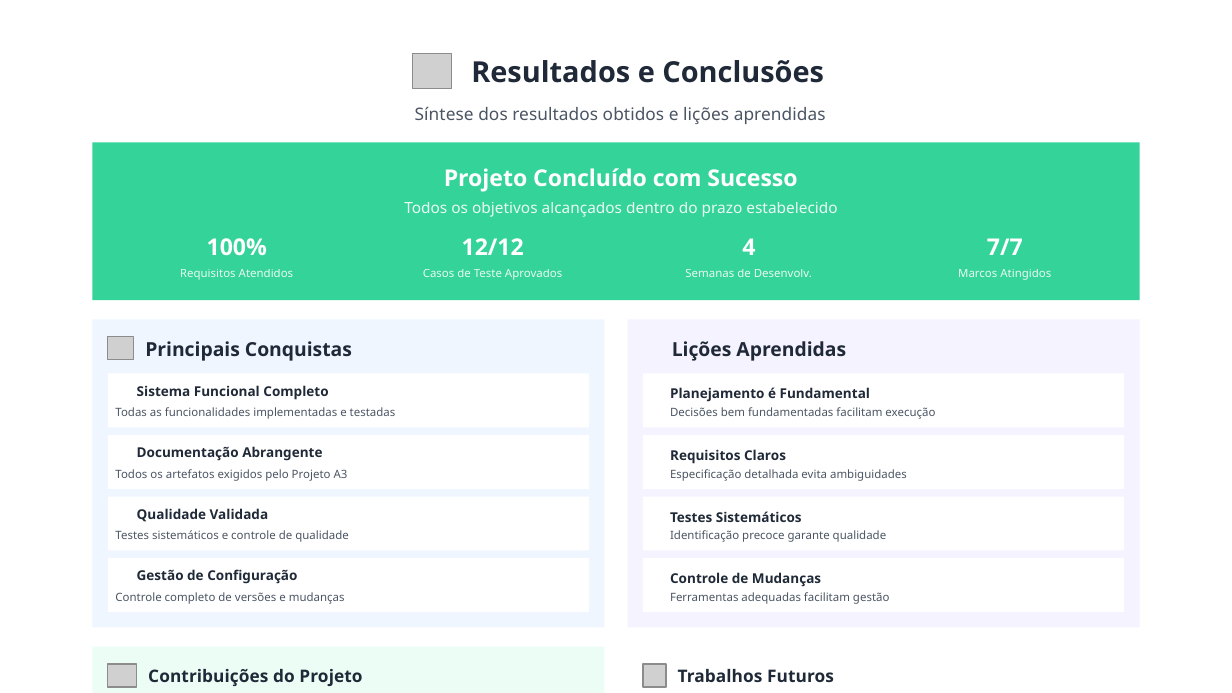
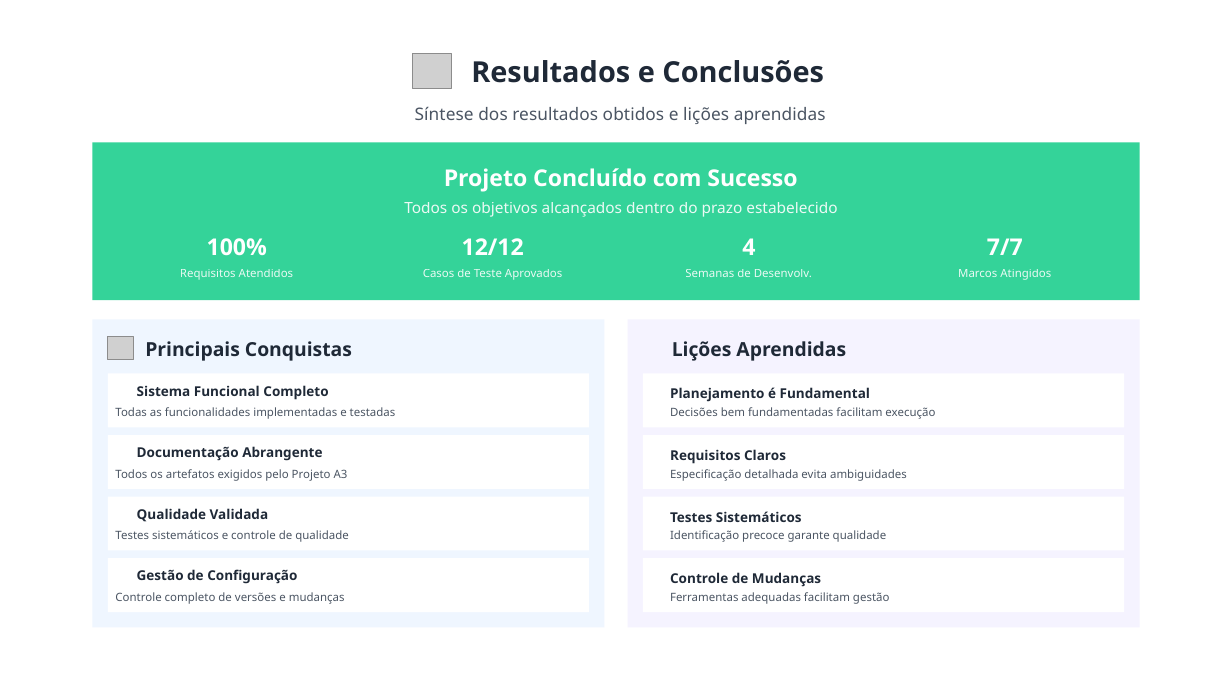
Before and after one commit to breis1/Gestao-e-qualidade-de-software, a slide deck: slide 9 of Projeto-A3/Projeto A3 Gerenciador de Tarefas - Documentação de Desenvolvimento de Software.pptx. Drawn at 1232x693 pixels with LibreOffice and Linux fonts; fonts in the diff are those of the drawing; grey boxes stand for pictures; background and template pictures are left out. Boxes give left, top, right and bottom in pixels: in the first picture for what was removed or moved away, otherwise in the second. Text is boxed around its words. In the diff, an @@ line names an element or a change of style, - is before the commit and + after.

```diff
--- a/Projeto-A3/Projeto A3 Gerenciador de Tarefas - Documentação de Desenvolvimento de Software.pptx
+++ b/Projeto-A3/Projeto A3 Gerenciador de Tarefas - Documentação de Desenvolvimento de Software.pptx
@@ rectangle: place and size @@
-rectangle at box(62, 23, 1170, 693)
+rectangle at box(62, 23, 1170, 639)
@@ rectangle removed at box(92, 647, 605, 693) @@
@@ picture removed at box(108, 664, 137, 687) @@
@@ text removed at box(148, 669, 362, 686) @@
-Contribuições do Projeto
@@ picture removed at box(643, 664, 667, 687) @@
@@ text removed at box(678, 669, 834, 682) @@
-Trabalhos Futuros
```
Also in this commit, not shown: 4 other slides changed.
